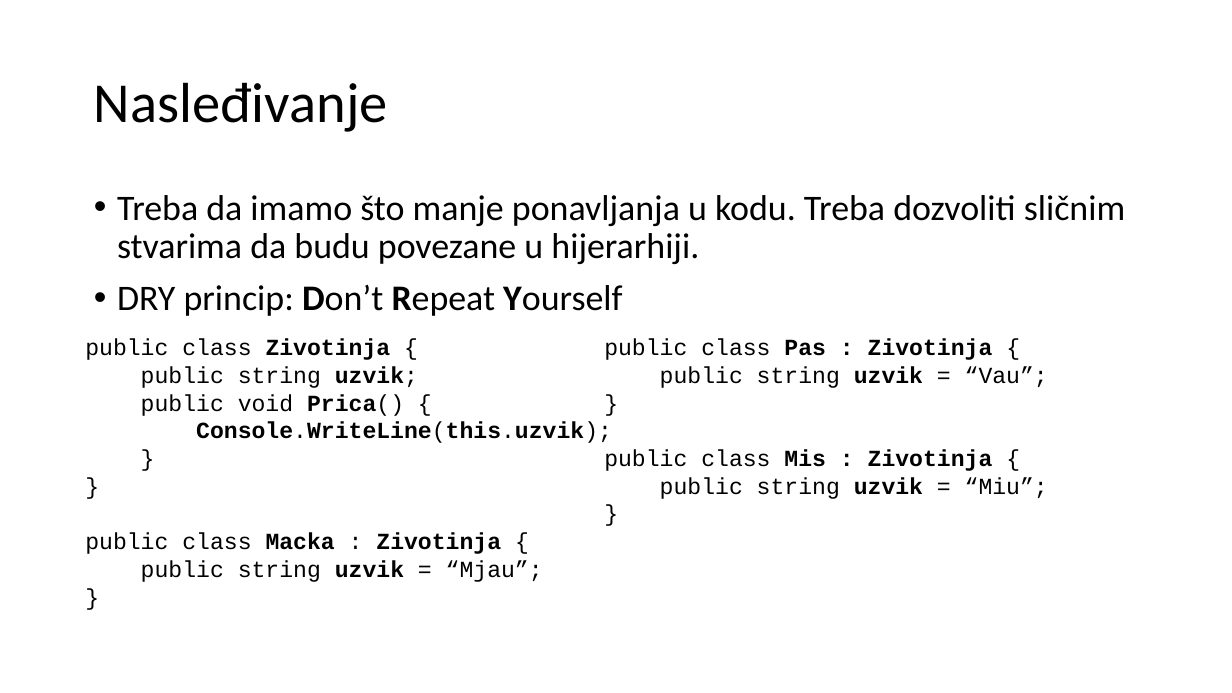
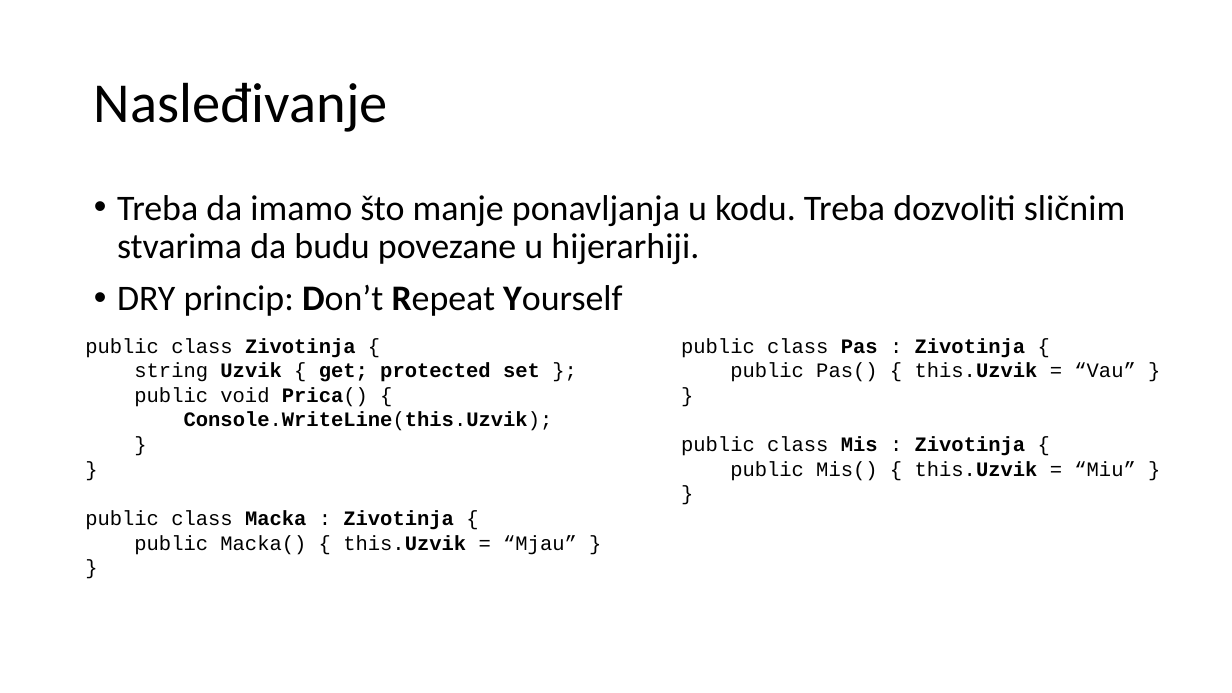
Before and after one commit to crvici-u-treningu/Vezbe, a slide deck: slide 55 of preza7.pptx (slide 28 before the commit). Drawn at 1232x693 pixels with LibreOffice and Linux fonts; fonts in the diff are those of the drawing. Boxes give left, top, right and bottom in pixels: in the first picture for what was removed or moved away, otherwise in the second. Text is boxed around its words. In the diff, an @@ line names an element or a change of style, - is before the commit and + after.

```diff
--- a/preza7.pptx
+++ b/preza7.pptx
@@ text "public class Pas : Zivotinja ...": place and size @@
-text "public class Pas : Zivotinja ..." at (604, 338, 1048, 499)
+text "public class Pas : Zivotinja ..." at (681, 338, 1135, 481)
@@ text at (85, 338, 454, 530): size 18 to 16 pt in "public class Zivotinja {", "public void Prica() {", "}", "}" and 2 more places @@
@@ text at (681, 338, 1026, 456): size 18 to 16 pt in "public class Pas : Zivotinja {", "}", "public class Mis : Zivotinja {", "}"; bold off in ":", ":" @@
@@ text at (134, 363, 540, 382): text changed; size 18 to 16 pt; bold on @@
-public string uzvik;
+string Uzvik { get; protected set };
@@ text at (730, 363, 1135, 382): text changed; size 18 to 16 pt @@
-public string uzvik = “Vau”;
+public Pas() { this.Uzvik = “Vau” }
@@ text at (184, 412, 553, 431): text changed; size 18 to 16 pt @@
-Console.WriteLine(this.uzvik);
+Console.WriteLine(this.Uzvik);
@@ text at (730, 461, 1135, 481): text changed; size 18 to 16 pt @@
-public string uzvik = “Miu”;
+public Mis() { this.Uzvik = “Miu” }
@@ text at (134, 535, 577, 555): text changed; size 18 to 16 pt @@
-public string uzvik = “Mjau”;
+public Macka() { this.Uzvik = “Mjau” }
```
Also in this commit, not shown: 5 other slides changed, 8 slides added, 1 slide removed.
